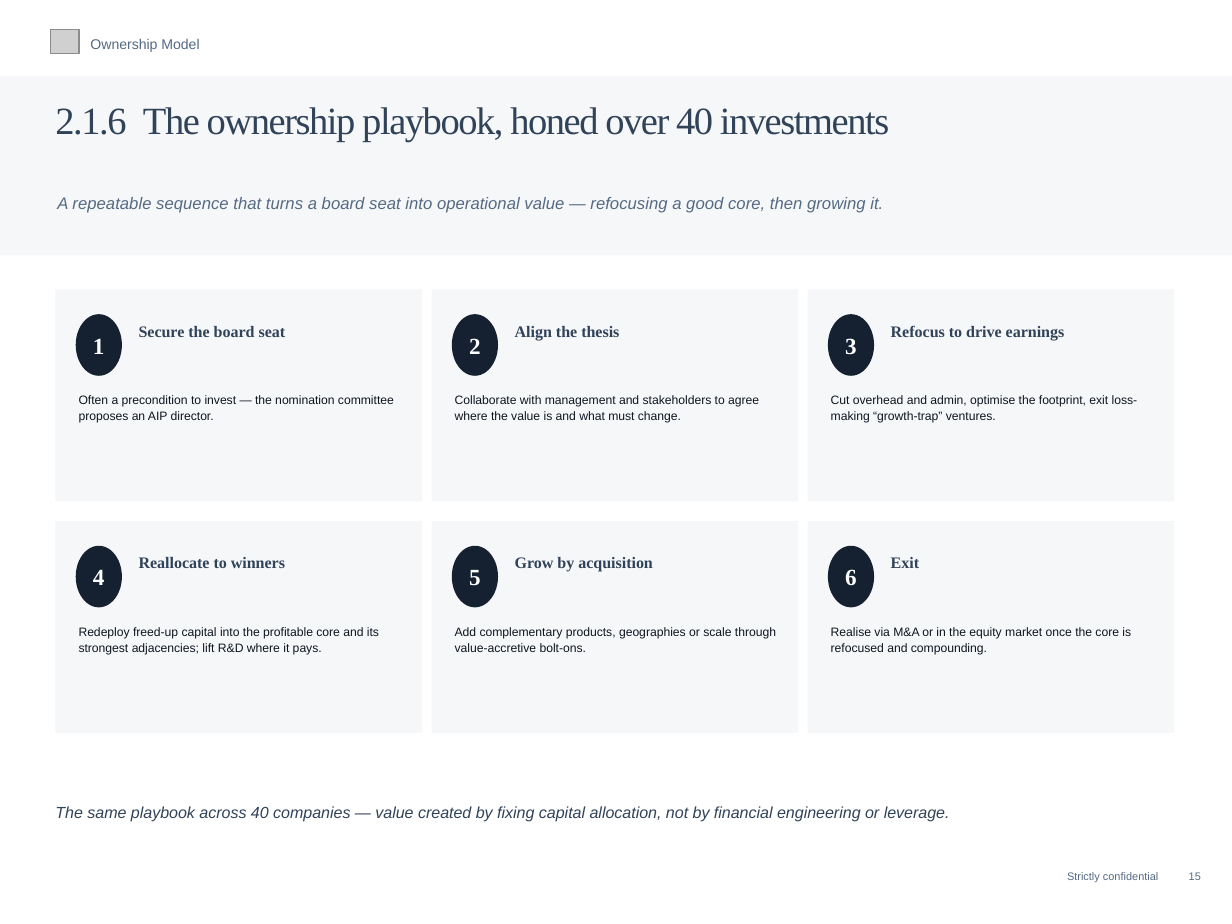
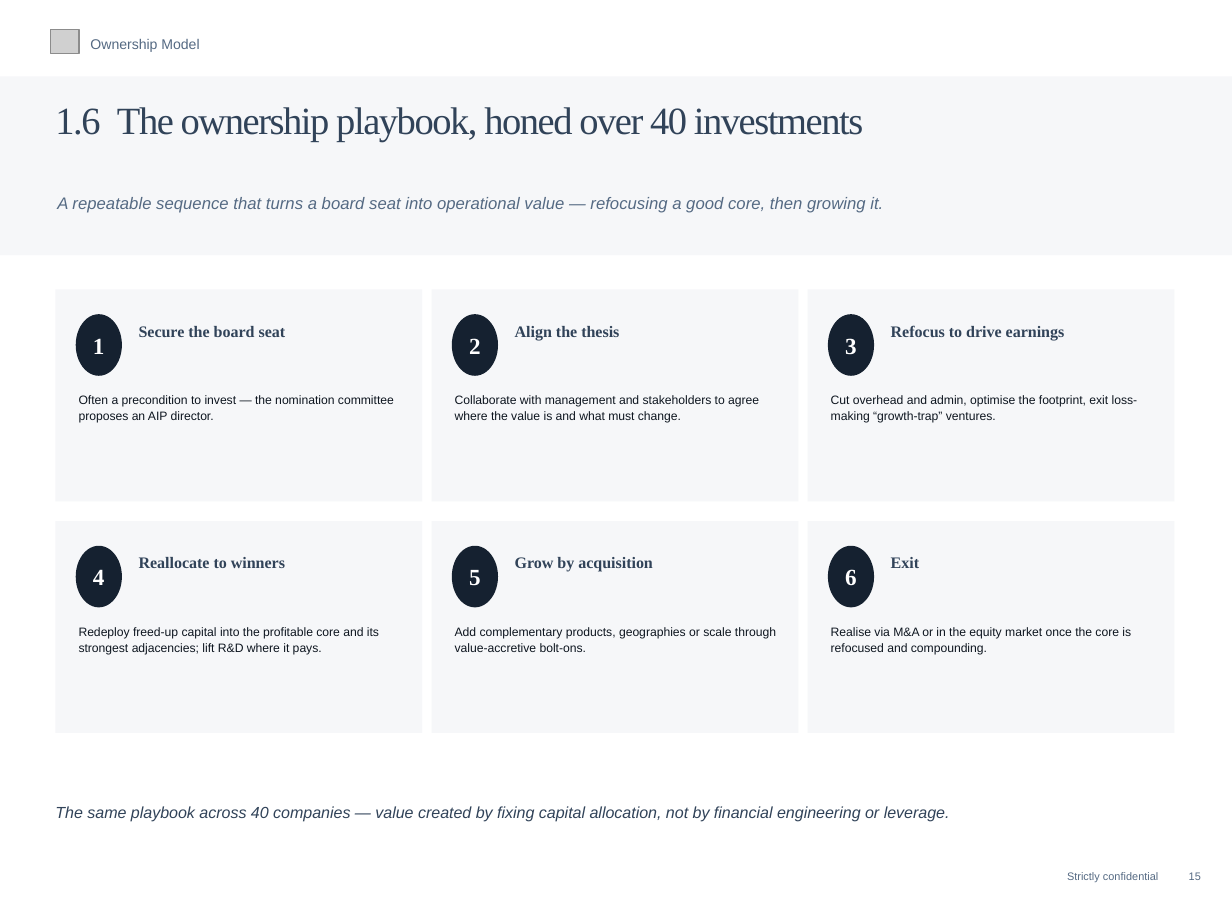
Before and after one commit to charette-lab/Claude, a slide deck: slide 18 of Athanase_Engaged_Ownership_Allocator_Deck.pptx. Drawn at 1232x924 pixels with LibreOffice and Linux fonts; fonts in the diff are those of the drawing; grey boxes stand for pictures. Boxes give left, top, right and bottom in pixels: in the first picture for what was removed or moved away, otherwise in the second. Text is boxed around its words. In the diff, an @@ line names an element or a change of style, - is before the commit and + after.

```diff
--- a/Athanase_Engaged_Ownership_Allocator_Deck.pptx
+++ b/Athanase_Engaged_Ownership_Allocator_Deck.pptx
@@ text at <box>55,107,863,142</box>: text changed @@
-2.1.6 The ownership playbook, honed over 40 investments
+1.6 The ownership playbook, honed over 40 investments
```
Also in this commit, not shown: 39 other slides changed, 1 other file.
